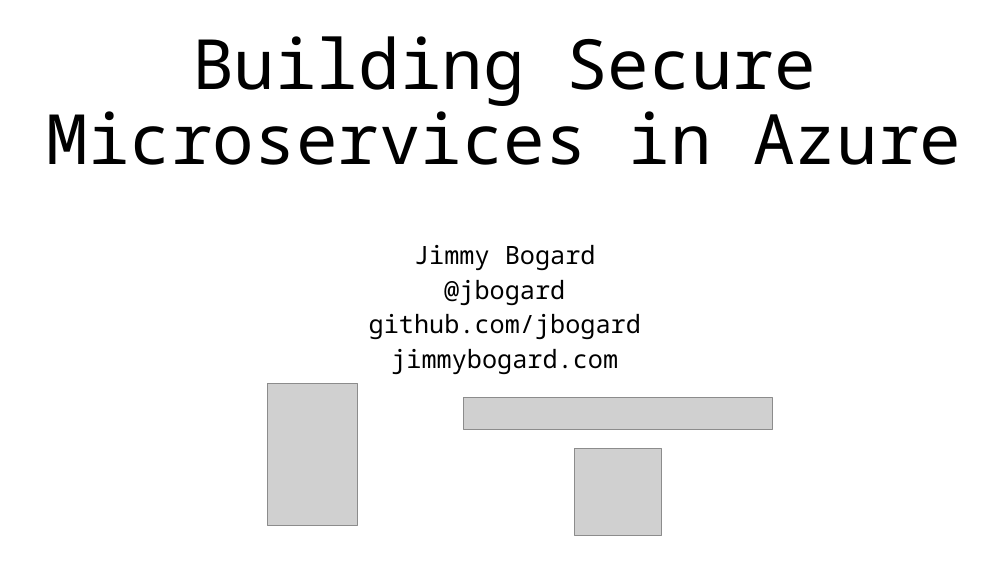
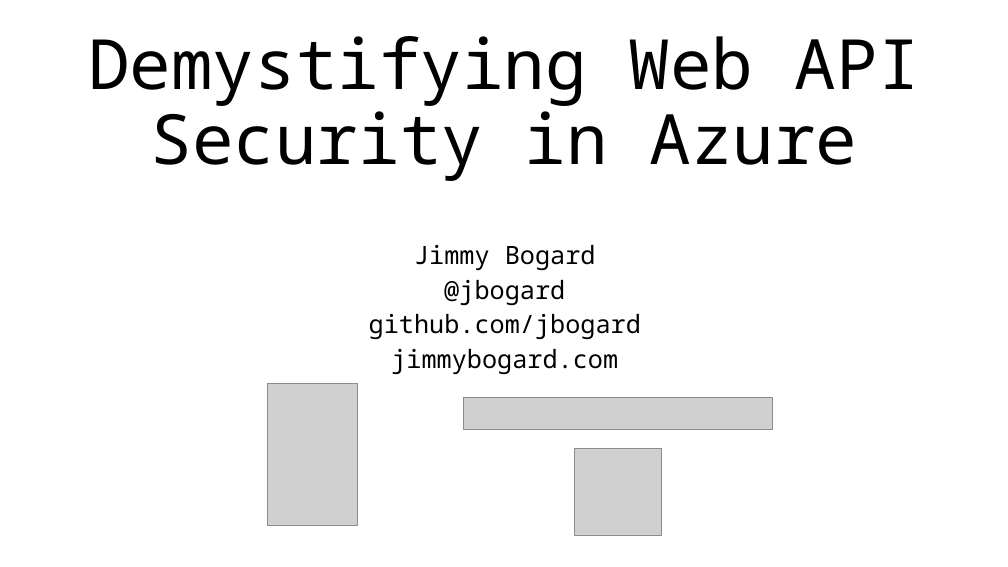
Before and after one commit to jbogard/presentations, a slide deck: slide 1 of BuildingSecureMicroservicesInAzure/BuildingSecureMicroservicesInAzure.pptx. Drawn at 1008x567 pixels with LibreOffice and Linux fonts; fonts in the diff are those of the drawing; grey boxes stand for pictures. Boxes give left, top, right and bottom in pixels: in the first picture for what was removed or moved away, otherwise in the second. Text is boxed around its words. In the diff, an @@ line names an element or a change of style, - is before the commit and + after.

```diff
--- a/BuildingSecureMicroservicesInAzure/BuildingSecureMicroservicesInAzure.pptx
+++ b/BuildingSecureMicroservicesInAzure/BuildingSecureMicroservicesInAzure.pptx
@@ title at (x1=88, y1=36, x2=920, y2=181): text changed @@
-Building Secure Microservices in Azure
+Demystifying Web API Security in Azure
```
Also in this commit, not shown: 1 other slide changed, 2 other files.
